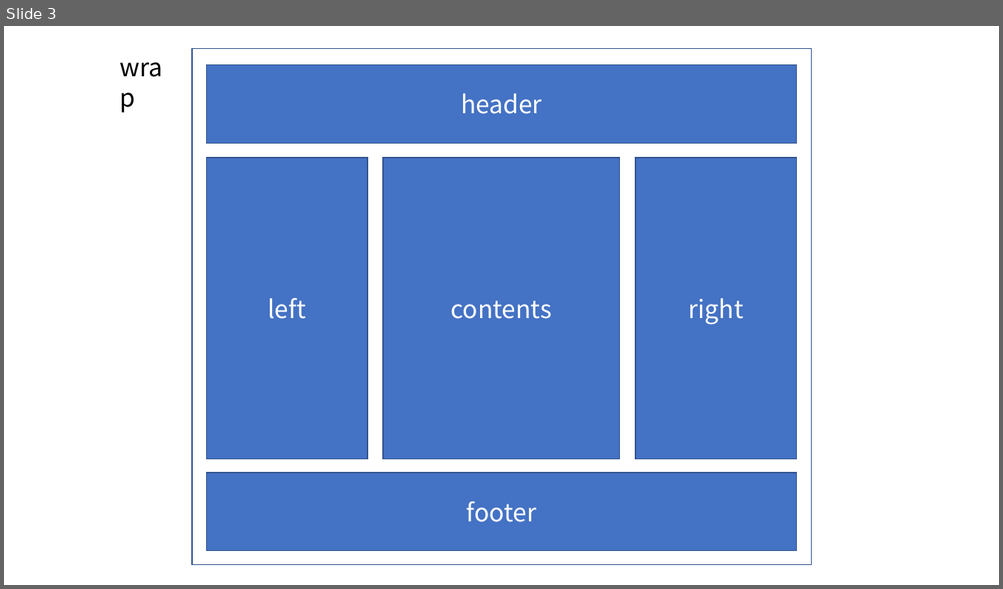
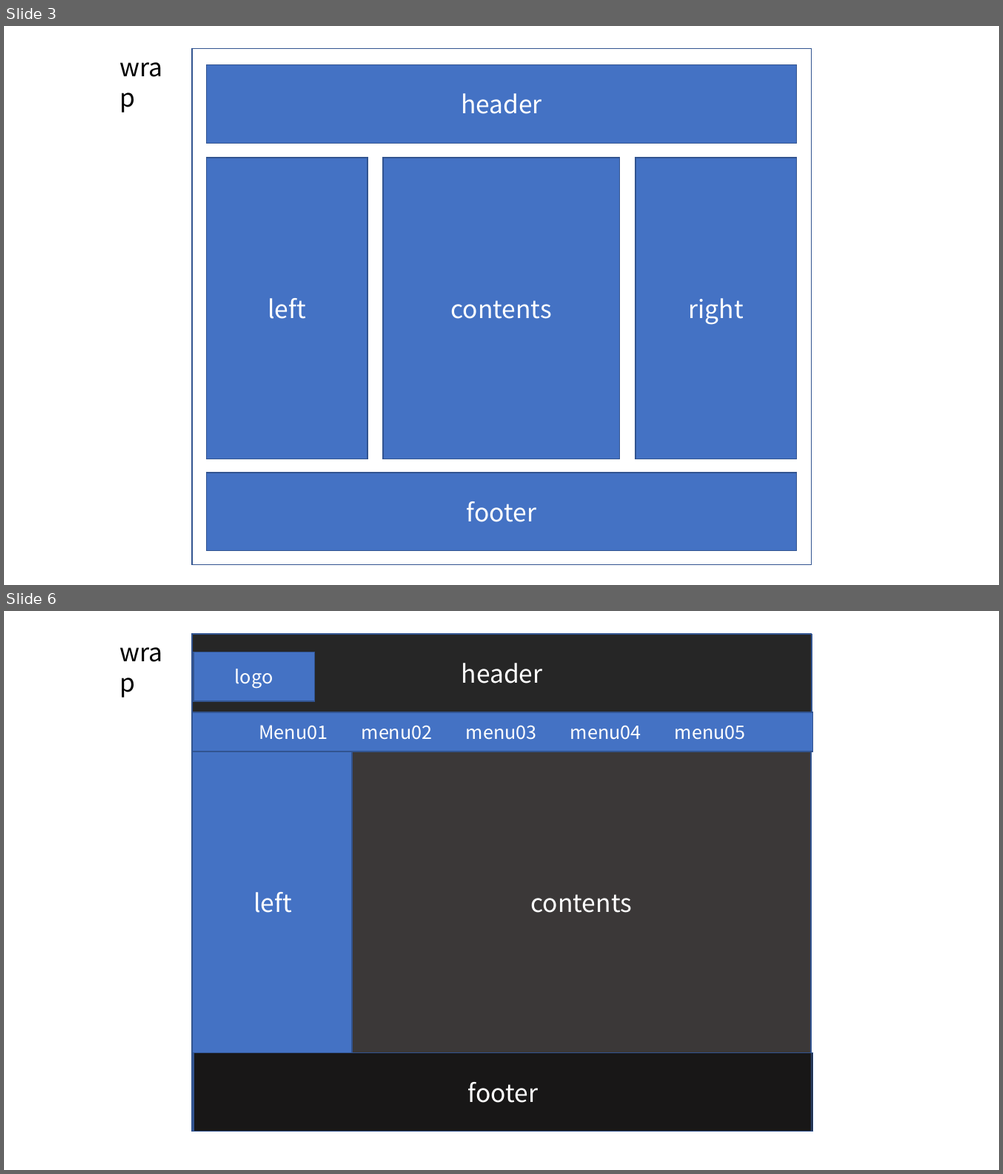
Before and after one commit to goldmembrane/web1, a slide deck: layout.pptx. Shown one above the other, each under a label of ours: slide 3 before the commit, slides 3 and 6 after it; the slides between them are not shown. The pictures are 1003x589 and 1003x1174 pixels, drawn with LibreOffice and Linux fonts; fonts in the diff are those of the drawing. Boxes give left, top, right and bottom in pixels: in the first picture for what was removed or moved away, otherwise in the second. Text is boxed around its words. In the diff, an @@ line names an element or a change of style, - is before the commit and + after.

```diff
--- a/layout.pptx
+++ b/layout.pptx
@@ slide 6 added at (x1=4, y1=611, x2=999, y2=1170), background #FFFFFF @@
@@ text added at (x1=112, y1=633, x2=183, y2=671), 24 pt, text #000000 @@
+wrap
@@ rectangle added at (x1=192, y1=634, x2=811, y2=712), fill #262626, outline #325491 1 pt, 24 pt, text #FFFFFF @@
+header
@@ rectangle added at (x1=192, y1=633, x2=811, y2=1132), outline #325491 1 pt @@
@@ rectangle added at (x1=193, y1=652, x2=314, y2=701), fill #4472C4, outline #325491 1 pt, 18 pt, text #FFFFFF @@
+logo
@@ rectangle added at (x1=192, y1=712, x2=813, y2=752), fill #4472C4, outline #325491 1 pt, 18 pt, text #FFFFFF @@
+Menu01 menu02 menu03 menu04 menu05
@@ rectangle added at (x1=192, y1=752, x2=353, y2=1054), fill #4472C4, outline #325491 1 pt, 24 pt, text #FFFFFF @@
+left
@@ rectangle added at (x1=352, y1=752, x2=811, y2=1054), fill #3B3838, outline #325491 1 pt, 24 pt, text #FFFFFF @@
+contents
@@ rectangle added at (x1=193, y1=1054, x2=813, y2=1132), fill #181717, outline #325491 1 pt, 24 pt, text #FFFFFF @@
+footer
```
Also in this commit, not shown: 1 slide changed, 1 other slide added, 1 other file.
